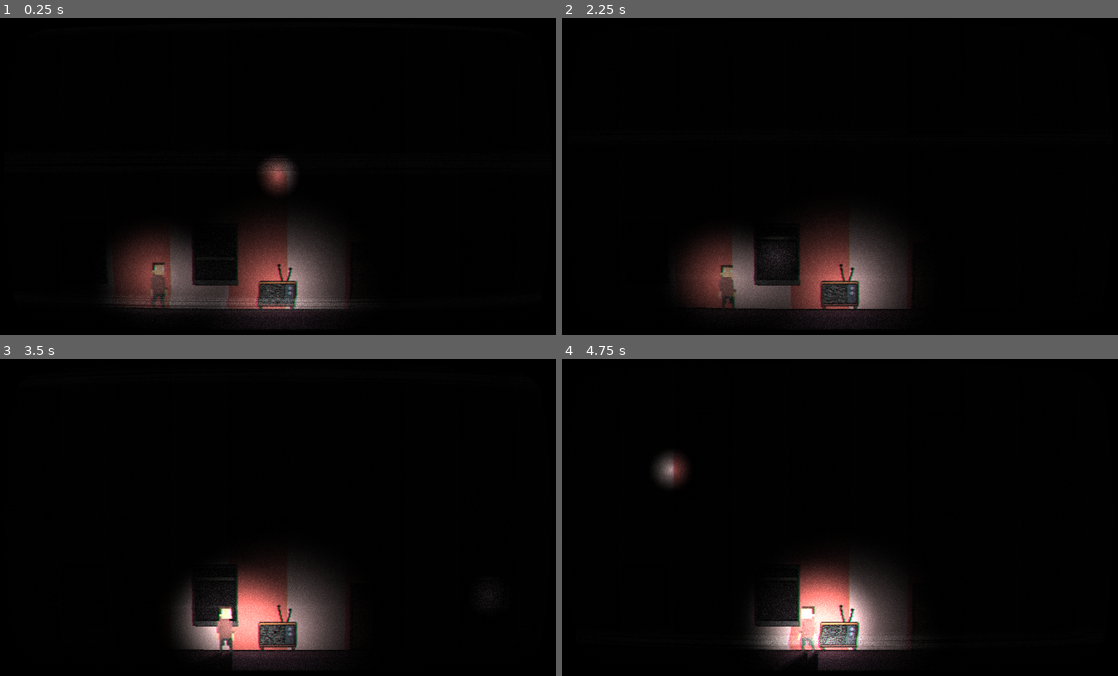
Above: before the commit, frames 1-4 (two rows, left to right).
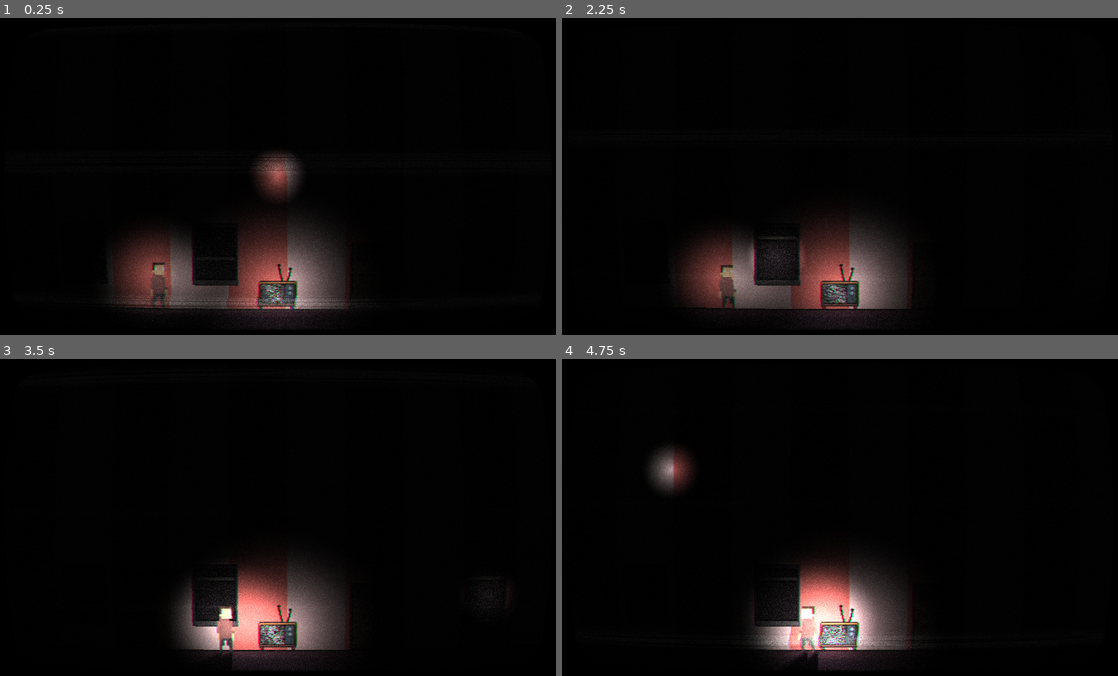
Above: after the commit, the same moments.

Repository: eyyronn/Yuhum
Game: Godot game, scene res://src/room.tscn
Two runs of this game, one before a commit and one after it. Both use one fixed random seed, a clock stepped at 60 frames per second and the inputs below.
Inputs (mouse positions are in pixels of both pictures, inside the frame that each line leads up to):
- Up to frame 1 (0.25 s): no input
- Up to frame 2 (2.25 s): move the mouse to (840, 296) at 0.52 s; click (840, 296) at 0.6 s; move the mouse to (645, 255) at 1.27 s; click (645, 255) at 1.35 s; move the mouse to (778, 255) at 2.02 s; click (778, 255) at 2.1 s
- Up to frame 3 (3.5 s): move the mouse to (489, 596) at 2.77 s; click (489, 596) at 2.85 s
- Up to frame 4 (4.75 s): move the mouse to (940, 618) at 3.52 s; click (940, 618) at 3.6 s; move the mouse to (673, 469) at 4.27 s; click (673, 469) at 4.35 s

The runs differ from the first frame. In frame 1, 0.9% of the frame differs, in the area x 45-55%, y 42-90%; in frame 2, 0.3%; in frame 3, 0.2%; in frame 4, 0.8%.

Commit message:
Adjust tooltip to change while on hover state, organize nodes in main scene

Diff:
--- a/src/Environment/CursorTooltip/CursorTooltip.tscn
+++ b/src/Environment/CursorTooltip/CursorTooltip.tscn
@@ -23,8 +23,8 @@
 script = ExtResource("1_o0uo4")
 
 [node name="PointLight2D" type="PointLight2D" parent="."]
-position = Vector2(1.90735e-06, 1.90735e-06)
-scale = Vector2(2.0625, 2.0625)
+position = Vector2(1.90735e-06, -1.90735e-06)
+scale = Vector2(2.65625, 2.65625)
 energy = 0.85
 texture = SubResource("GradientTexture2D_7hk8t")
 
--- a/src/Environment/Interactive/door.gd
+++ b/src/Environment/Interactive/door.gd
@@ -1,7 +1,7 @@
 extends Area2D
 
 var tooltip_text = "close"
-@onready var tooltip = get_node("/root/World/CursorTooltip")
+@onready var tooltip = get_node("/root/World/Post-Process/CursorTooltip")
 @onready var anim = get_node("CollisionShape2D/AnimatedSprite2D")
 @onready var can_close = true
 @onready var sfx_creak = get_node("Creak")
@@ -16,6 +16,10 @@
 func _ready():
 	open_door("First")
 
+func change_tooltip():
+	if mouse_in_area:
+		tooltip.set_tooltip_text(tooltip_text)
+
 func _on_mouse_entered():
 	tooltip.set_tooltip_text(tooltip_text)
 	mouse_in_area = true
@@ -25,10 +29,10 @@
 	mouse_in_area = false
 
 func _process(delta):
+	change_tooltip()
 	if Input.is_action_just_pressed("left_click") and mouse_in_area:
 		area_clicked = true
-
-	print($TimerDoor.time_left)
+#	print("Door", $TimerDoor.time_left)
 
 	if area_clicked and player_in_area and can_close:
 		close_door()
--- a/src/Environment/Interactive/music_box.tscn
+++ b/src/Environment/Interactive/music_box.tscn
@@ -26,7 +26,6 @@
 
 [node name="AudioStreamPlayer2D" type="AudioStreamPlayer2D" parent="."]
 stream = ExtResource("2_ti06u")
-volume_db = -16.243
 autoplay = true
-max_distance = 755.0
-attenuation = 1.68179
+max_distance = 400.0
+attenuation = 2.54912
--- a/src/Environment/Interactive/tv.gd
+++ b/src/Environment/Interactive/tv.gd
@@ -1,7 +1,7 @@
 extends Area2D
 
 var tooltip_text = "watch"
-@onready var tooltip = get_node("/root/World/CursorTooltip")
+@onready var tooltip = get_node("/root/World/Post-Process/CursorTooltip")
 
 func _on_mouse_entered():
 	tooltip.set_tooltip_text(tooltip_text)
--- a/src/Environment/Interactive/tv.tscn
+++ b/src/Environment/Interactive/tv.tscn
@@ -31,7 +31,7 @@
 
 [sub_resource type="Gradient" id="Gradient_kpelk"]
 offsets = PackedFloat32Array(0, 0.451613, 1)
-colors = PackedColorArray(0.435192, 0.435192, 0.435192, 1, 0.408329, 0.408329, 0.408329, 1, 0.332881, 0.332881, 0.332881, 1)
+colors = PackedColorArray(0.91664, 0.91664, 0.91664, 1, 1, 1, 1, 1, 0.589096, 0.589096, 0.589095, 1)
 
 [sub_resource type="GradientTexture2D" id="GradientTexture2D_r0bqe"]
 gradient = SubResource("Gradient_kpelk")
@@ -61,7 +61,7 @@
 stream = ExtResource("2_da3l0")
 volume_db = -28.0
 autoplay = true
-max_distance = 1000.0
+max_distance = 400.0
 attenuation = 1.68179
 
 [node name="Wall2" type="Sprite2D" parent="."]
--- a/src/Environment/Interactive/windows.gd
+++ b/src/Environment/Interactive/windows.gd
@@ -1,7 +1,7 @@
 extends Area2D
 
 var tooltip_text = "close"
-@onready var tooltip = get_node("/root/World/CursorTooltip")
+@onready var tooltip = get_node("/root/World/Post-Process/CursorTooltip")
 @onready var anim = get_node("CollisionShape2D/AnimatedSprite2D")
 @onready var sfx_slide = get_node("AudioStreamPlayer2D")
 @onready var can_close = true
@@ -14,6 +14,10 @@
 func _ready():
 	open_window("First")
 
+func change_tooltip():
+	if mouse_in_area:
+		tooltip.set_tooltip_text(tooltip_text)
+
 func _on_mouse_entered():
 	tooltip.set_tooltip_text(tooltip_text)
 	mouse_in_area = true
@@ -23,17 +27,19 @@
 	mouse_in_area = false
 
 func _process(delta):
+	change_tooltip()
+
 	if Input.is_action_just_pressed("left_click") and mouse_in_area:
 		area_clicked = true
-
-	for child in get_children():
-		if child.name == "TimerW1":
-			print("Window1:", $TimerW1.time_left)
-		if child.name == "TimerW2":
-			print("Window2:", $TimerW2.time_left)
-		if child.name == "TimerW3":
-			print("Window3:", $TimerW3.time_left)
-
+#
+#	for child in get_children():
+#		if child.name == "TimerW1":
+#			print("Window1:", $TimerW1.time_left)
+#		if child.name == "TimerW2":
+#			print("Window2:", $TimerW2.time_left)
+#		if child.name == "TimerW3":
+#			print("Window3:", $TimerW3.time_left)
+#
 	if area_clicked and player_in_area and can_close:
 		close_window()
 
@@ -55,19 +61,19 @@
 	open_window("_")
 
 func open_window(state):
+	tooltip_text = "close"
 	anim.play("Open")
 	if state != "First":
 		sfx_slide.play()
 	window_open = true
 	can_close = true
-	tooltip_text = "close"
 
 func close_window():
+	tooltip_text = "closed"
 	sfx_slide.play()
 	anim.play("Close")
 	window_open = false
 	area_clicked = false
-	tooltip_text = "closed"
 	can_close = false
 
 	for child in get_children():
--- a/src/Player/Player.tscn
+++ b/src/Player/Player.tscn
@@ -61,6 +61,9 @@
 [sub_resource type="OccluderPolygon2D" id="OccluderPolygon2D_ouvvt"]
 polygon = PackedVector2Array(-2.12526, 9.69697, -2.12526, 16.0606, 3.03609, 15.7576, 3.03609, 9.69697, 2.12526, 9.69697, 2.12526, 14.2424, -1.21443, 14.5455, -0.910826, 9.69697)
 
+[sub_resource type="CanvasItemMaterial" id="CanvasItemMaterial_wvel1"]
+light_mode = 2
+
 [sub_resource type="Gradient" id="Gradient_1xjlb"]
 interpolation_mode = 2
 offsets = PackedFloat32Array(0, 0.341935, 1)
@@ -94,6 +97,7 @@
 occluder = SubResource("OccluderPolygon2D_ouvvt")
 
 [node name="PointLight2D" type="PointLight2D" parent="."]
+material = SubResource("CanvasItemMaterial_wvel1")
 position = Vector2(0, -32)
 scale = Vector2(4.5, 4.17857)
 energy = 0.7
--- a/src/room.tscn
+++ b/src/room.tscn
@@ -68,7 +68,7 @@
 
 [sub_resource type="Gradient" id="Gradient_kpelk"]
 offsets = PackedFloat32Array(0, 0.451613, 1)
-colors = PackedColorArray(0.435192, 0.435192, 0.435192, 1, 0.408329, 0.408329, 0.408329, 1, 0.332881, 0.332881, 0.332881, 1)
+colors = PackedColorArray(0.435192, 0.435192, 0.435192, 1, 1, 1, 1, 1, 0.332881, 0.332881, 0.332881, 1)
 
 [sub_resource type="GradientTexture2D" id="GradientTexture2D_r0bqe"]
 gradient = SubResource("Gradient_kpelk")
@@ -278,33 +278,39 @@
 [node name="World" type="Node2D"]
 script = ExtResource("1_lspb6")
 
-[node name="Background" type="TileMap" parent="."]
+[node name="Static" type="Control" parent="."]
+layout_mode = 3
+anchors_preset = 0
+offset_right = 40.0
+offset_bottom = 40.0
+
+[node name="Background" type="TileMap" parent="Static"]
 scale = Vector2(0.5, 1.5)
 tile_set = SubResource("TileSet_1lwio")
 format = 2
 layer_0/tile_data = PackedInt32Array(917518, 0, 0, 917548, 0, 0, 917578, 0, 0, 917608, 0, 0, 917638, 0, 0)
 
-[node name="BG Music" type="AudioStreamPlayer" parent="."]
+[node name="BG Music" type="AudioStreamPlayer" parent="Static"]
 stream = ExtResource("24_duyu8")
 autoplay = true
 
-[node name="Boundary" type="StaticBody2D" parent="."]
-
-[node name="CollisionShape2D" type="CollisionShape2D" parent="Boundary"]
+[node name="Boundary" type="StaticBody2D" parent="Static"]
+
+[node name="CollisionShape2D" type="CollisionShape2D" parent="Static/Boundary"]
 position = Vector2(-64.5, 376)
 shape = SubResource("RectangleShape2D_43vav")
 
-[node name="CollisionShape2D2" type="CollisionShape2D" parent="Boundary"]
+[node name="CollisionShape2D2" type="CollisionShape2D" parent="Static/Boundary"]
 position = Vector2(1216, 376)
 shape = SubResource("RectangleShape2D_43vav")
 
-[node name="Floor" type="StaticBody2D" parent="."]
-
-[node name="FloorShape" type="CollisionShape2D" parent="Floor"]
+[node name="Floor" type="StaticBody2D" parent="Static"]
+
+[node name="FloorShape" type="CollisionShape2D" parent="Static/Floor"]
 position = Vector2(576, 676)
 shape = SubResource("RectangleShape2D_g2l74")
 
-[node name="Floor" type="Sprite2D" parent="Floor/FloorShape"]
+[node name="Floor" type="Sprite2D" parent="Static/Floor/FloorShape"]
 position = Vector2(2.28882e-05, -52)
 scale = Vector2(0.6, 0.6)
 texture = ExtResource("1_o4dcc")
@@ -453,7 +459,7 @@
 wait_time = 30.0
 one_shot = true
 
-[node name="Radio" parent="." instance=ExtResource("8_wrrbm")]
+[node name="Radio" parent="Interactive" instance=ExtResource("8_wrrbm")]
 position = Vector2(1112, 600)
 scale = Vector2(2, 2)
 
@@ -502,25 +508,32 @@
 [node name="Timer" type="Timer" parent="Player"]
 one_shot = true
 
-[node name="ColorRect" type="ColorRect" parent="."]
+[node name="Post-Process" type="Control" parent="."]
+layout_mode = 3
+anchors_preset = 0
+offset_right = 40.0
+offset_bottom = 40.0
+
+[node name="ColorRect" type="ColorRect" parent="Post-Process"]
 texture_filter = 1
 material = SubResource("ShaderMaterial_7sg7m")
+layout_mode = 0
 offset_left = -0.00012207
 offset_top = -0.00012207
 offset_right = 1152.0
 offset_bottom = 648.0
 color = Color(0, 0, 0, 1)
 
-[node name="CursorTooltip" parent="." instance=ExtResource("3_kli53")]
+[node name="CursorTooltip" parent="Post-Process" instance=ExtResource("3_kli53")]
 z_index = 0
 z_as_relative = true
 material = SubResource("CanvasItemMaterial_hmxhg")
 position = Vector2(-0.000244141, -0.000244141)
 
-[node name="DirectionalLight2D" type="DirectionalLight2D" parent="."]
+[node name="DirectionalLight2D" type="DirectionalLight2D" parent="Post-Process"]
 position = Vector2(576, 624)
 scale = Vector2(0.975, 0.975)
-energy = 0.94
+energy = 0.92
 blend_mode = 1
 
 [connection signal="mouse_entered" from="Interactive/TV" to="Interactive/TV" method="_on_mouse_entered"]
Not shown: 1 places in src/Player/Player.tscn that only renumber resources
Not shown: 1 places in src/room.tscn that only renumber resources
